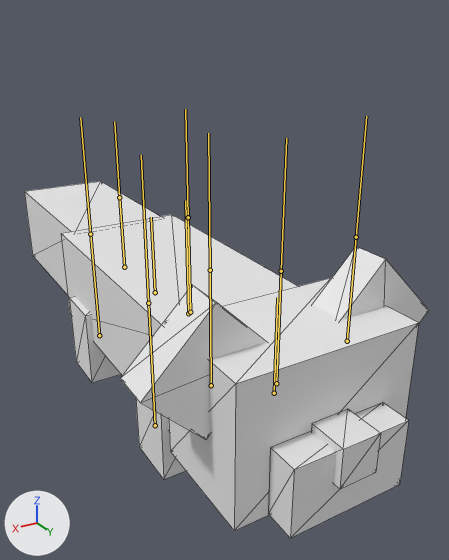
One commit to the FBX model Pandamonium3DPlat/Content/Models/Characters/RedPandaCharacter/redPanda_Jump.fbx: the scene before it, then after it.
Camera for both pictures: a 50 mm camera at (0.9, 2.38, 1.84) aimed at (-0.93, -0.68, 0.31). Lighting does not change. The marker at lower left points along +X, +Y and +Z. The bones that bend it are drawn over the model as lines. Mesh edges are drawn as thin lines.
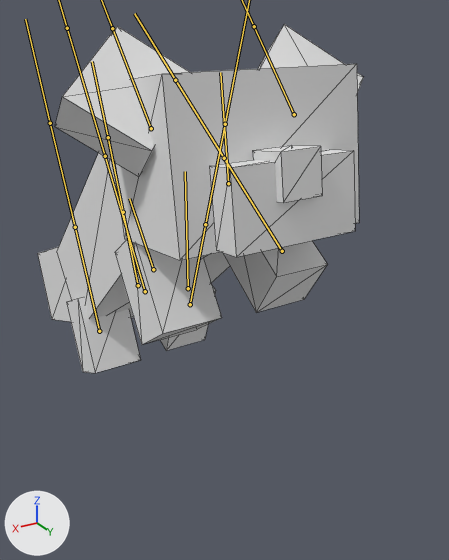
Commit message: Adjusted the jump animation

The newer file adds an action. The first version stands in its rest pose; the second is drawn at frame 8 of the action 'RedPanda|RedPanda|Scene'.

The edits, one by one:
Bone 'RedPanda' (bone_redpanda) moves from (0.0, 0.0, 0.0) to (0.0, 0.017, 0.0).
Bone 'Head' (bone_head) moves from (0.0, 0.0, 0.0) to (0.0, 0.0822, 0.0454).
Bone 'Head' (bone_head) turns from (0, 0, 0) to (8, 0, 0) degrees about its own x, y and z.
Bone 'EarL' (bone_earl) turns from (0, 0, 0) to (35, 0, 0) degrees about its own x, y and z.
Bone 'EarR' (bone_earr) turns from (0, 0, 0) to (35, 0, 0) degrees about its own x, y and z.
Bone 'Torso' (bone_torso) turns from (0, 0, 0) to (41, 0, 0) degrees about its own x, y and z.
Bone 'Tail' (bone_tail) moves from (0.0, 0.0, 0.0) to (0.0, 0.0018, -0.0172).
Bone 'Tail' (bone_tail) turns from (0, 0, 0) to (-19, 0, 0) degrees about its own x, y and z.
Bone 'FrontPawL' (bone_frontpawl) moves from (0.0, 0.0, 0.0) to (0.0, 0.0677, 0.0).
Bone 'FrontPawL' (bone_frontpawl) turns from (0, 0, 0) to (57, 0, 0) degrees about its own x, y and z.
Bone 'BackPawL' (bone_backpawl) moves from (0.0, 0.0, 0.0) to (0.0, -0.0109, 0.0).
Bone 'BackPawL' (bone_backpawl) turns from (0, 0, 0) to (-20, 0, 0) degrees about its own x, y and z.
Bone 'FrontPawR' (bone_frontpawr) moves from (0.0, 0.0, 0.0) to (0.0, 0.0605, 0.004).
Bone 'FrontPawR' (bone_frontpawr) turns from (0, 0, 0) to (35, 0, 0) degrees about its own x, y and z.
Bone 'BackPawR' (bone_backpawr) moves from (0.0, 0.0, 0.0) to (0.0, -0.0138, 0.0).
Bone 'BackPawR' (bone_backpawr) turns from (0, 0, 0) to (27, 0, 0) degrees about its own x, y and z.

Location of each change, (x1, y1, x2, y2) in pixels of the pictures (449 x 560 px):
'Mesh_0.001', posed (19% narrower)
    before: (24, 181, 429, 538)
    after: (38, 24, 364, 373)
bone 'RedPanda', root to tip
    before: (188, 313) to (185, 200)
    after: (188, 288) to (185, 171)
bone 'Head', root to tip
    before: (274, 393) to (277, 297)
    after: (228, 183) to (220, 72)
bone 'EarL', root to tip
    before: (347, 341) to (356, 237)
    after: (294, 114) to (254, 26)
bone 'EarR', root to tip
    before: (211, 385) to (210, 270)
    after: (151, 128) to (112, 28)
bone 'Torso', root to tip
    before: (155, 292) to (151, 217)
    after: (153, 269) to (129, 198)
bone 'Tail', root to tip
    before: (124, 267) to (119, 197)
    after: (138, 285) to (123, 212)
bone 'FrontPawL', root to tip
    before: (276, 383) to (281, 271)
    after: (282, 251) to (224, 158)
bone 'BackPawL', root to tip
    before: (190, 312) to (188, 217)
    after: (190, 304) to (205, 224)
bone 'FrontPawR', root to tip
    before: (155, 425) to (148, 303)
    after: (145, 291) to (105, 156)
bone 'BackPawR', root to tip
    before: (99, 335) to (90, 234)
    after: (99, 331) to (75, 227)
